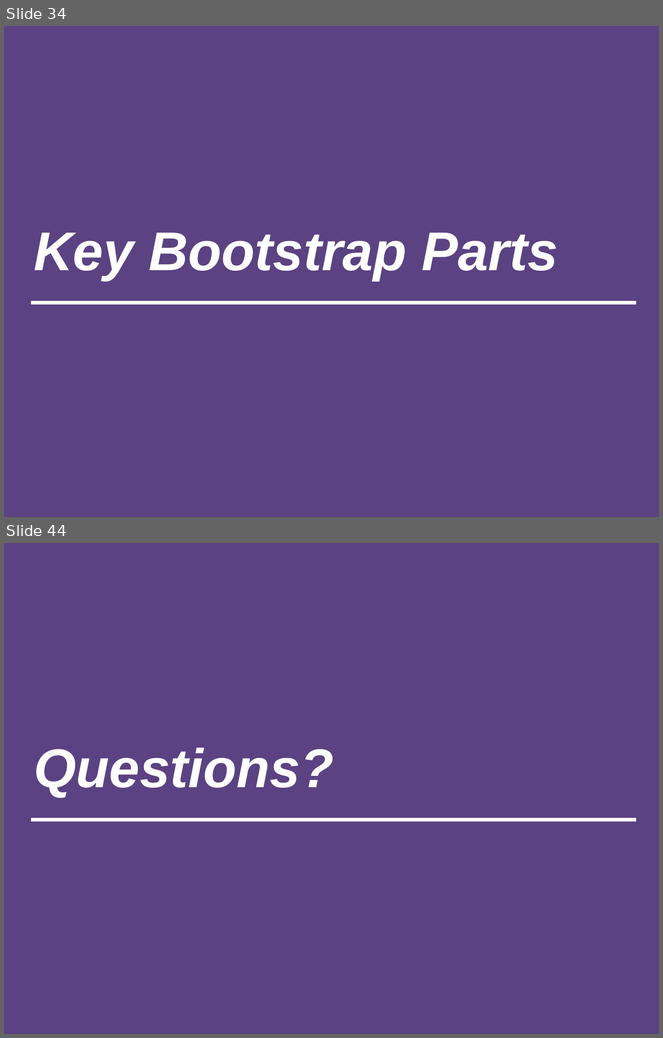
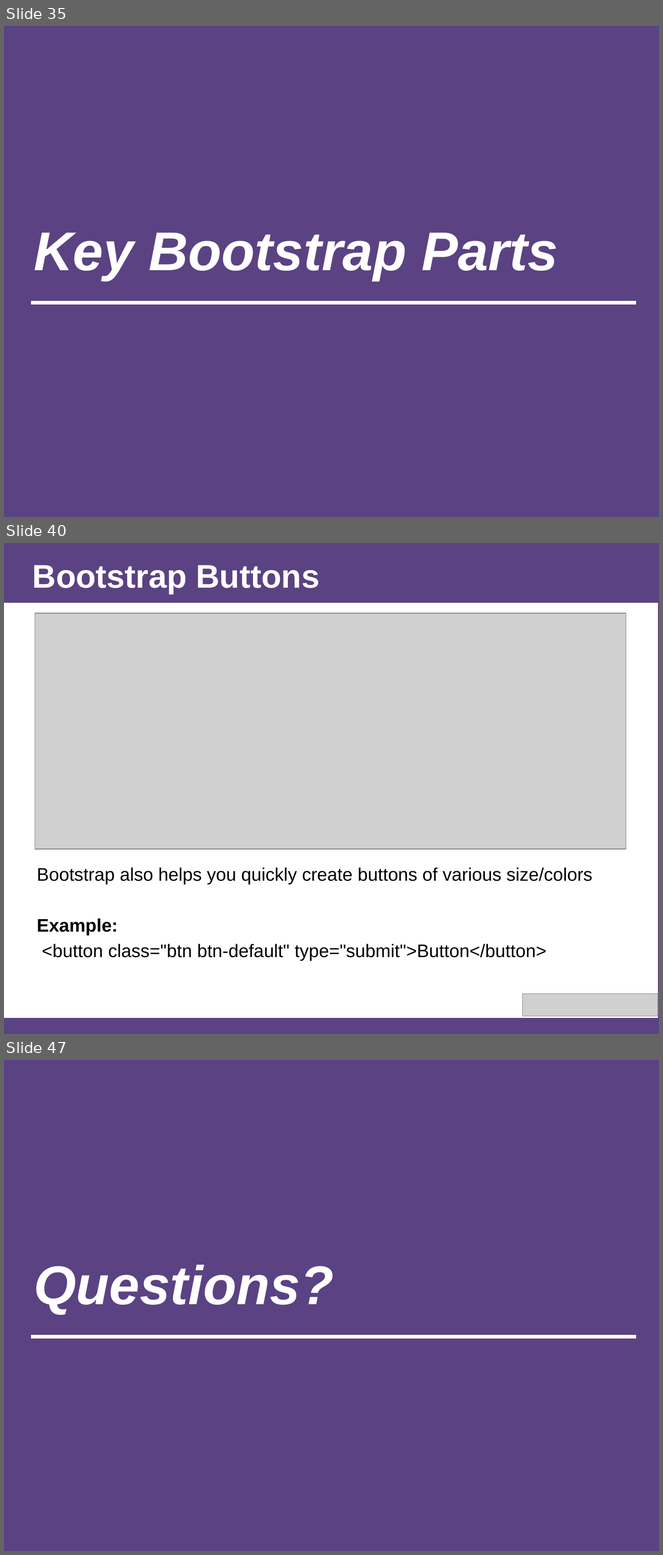
Before and after one commit to afhaque/Rice-DevChats-Bootstrap, a slide deck: slides/AHaque_Bootstrap-Presentation_1-24-15.pptx. Shown one above the other, each under a label of ours: slides 34 and 44 before the commit, slides 35, 40 and 47 after it; the slides between them are not shown. The pictures are 663x1038 and 663x1555 pixels, drawn with LibreOffice and Linux fonts; fonts in the diff are those of the drawing; grey boxes stand for pictures. Boxes give left, top, right and bottom in pixels: in the first picture for what was removed or moved away, otherwise in the second. Text is boxed around its words. In the diff, an @@ line names an element or a change of style, - is before the commit and + after.

```diff
--- a/slides/AHaque_Bootstrap-Presentation_1-24-15.pptx
+++ b/slides/AHaque_Bootstrap-Presentation_1-24-15.pptx
@@ slide 40 added at (4, 543, 659, 1034), background #5B4282 @@
@@ title added at (33, 565, 320, 593), 36 pt, text #FFFFFF, bold @@
+Bootstrap Buttons
@@ rectangle added at (4, 603, 658, 1018), fill #FFFFFF @@
@@ picture added at (35, 613, 626, 849) @@
@@ text added at (37, 867, 593, 961), 20 pt, text #000000 @@
+Bootstrap also helps you quickly create buttons of various size/colors
+Example:
+<button class="btn btn-default" type="submit">Button</button>
@@ picture added at (523, 994, 659, 1016) @@
@@ what was slide 34 is now slide 35 @@
@@ what was slide 44 is now slide 47 @@
```
Also in this commit, not shown: 6 slides changed, 8 other slides added, 6 slides removed, 2 other files.
